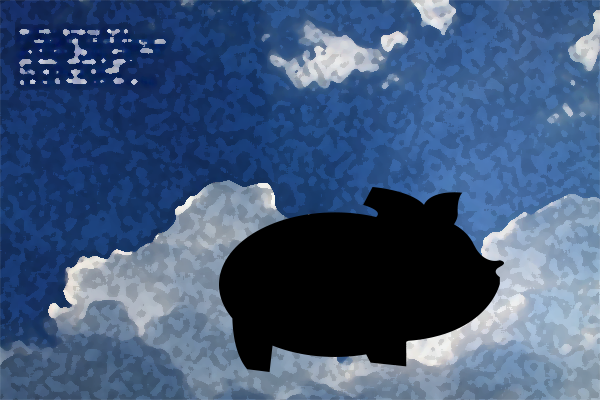
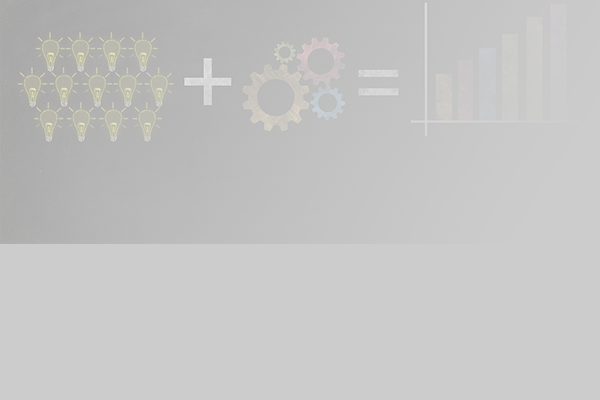
Revision of a layered w=600, h=400 image; what changed, layer by layer:
hid "Ellipse 2", painted on it over box(197, 187, 504, 372)
hid "1급-13" over box(0, 0, 600, 400)
added layer "1급-12" (overlay) above "Background" over box(0, 0, 600, 244)
painted on "Background" over box(0, 0, 600, 400)
